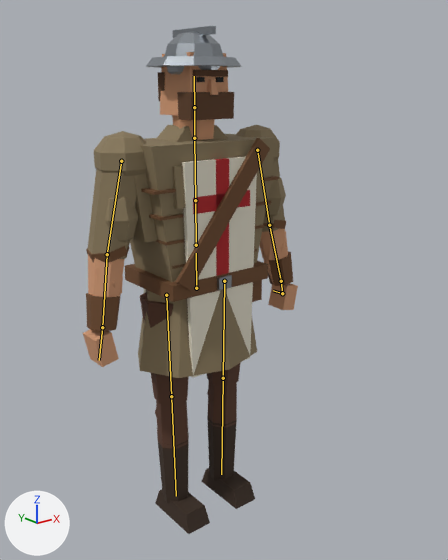
Renders of the glTF model assets/characters/longbowman.glb from each side of a commit.
Both versions are drawn from a 50 mm lens placed at (-1.65, -2.27, 2.08), pointed at (-0.03, -0.24, 1.27). Every picture has the same lights, and +X, +Y and +Z are marked at lower left. The first picture is the older version. The bones that change, and the others that lie on the model, are drawn over the model as lines.

The first picture shows 'Longbowman'.
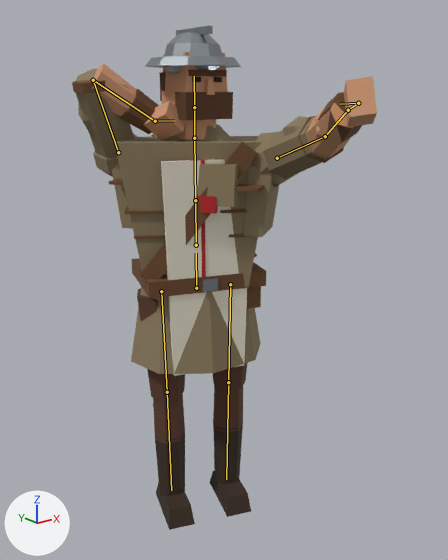
The newer file adds an action. The first version stands in its rest pose; the second is drawn at frame 8 of the action 'ShortbowShoot'.

What differs and where, as boxes (x1, y1, x2, y2) in the pictures (448 x 560 px):
```json
{"object": "Longbowman", "change": "posed", "before": [83, 26, 298, 534], "after": [72, 26, 377, 530], "on screen": "42% wider"}
{"bone": "upperarm.L", "before": "(257, 150) to (269, 225)", "after": "(277, 158) to (325, 136)"}
{"bone": "forearm.L", "before": "(269, 225) to (281, 281)", "after": "(325, 136) to (348, 110)"}
{"bone": "hand.L", "before": "(281, 281) to (282, 293)", "after": "(348, 110) to (358, 103)"}
{"bone": "upperarm.R", "before": "(121, 161) to (107, 254)", "after": "(118, 152) to (93, 80)"}
{"bone": "forearm.R", "before": "(107, 254) to (102, 327)", "after": "(93, 80) to (155, 121)"}
{"bone": "hand.R", "before": "(102, 327) to (99, 360)", "after": "(155, 121) to (174, 120)"}
```

Scene script edits in JSON lines:
```json
{"block": "bone_hips", "where": "bone_hips = bpy.data.objects['Longbowman_Rig'].pose.bones['hips']"}
{"op": "set", "path": "bone_hips.rotation_quaternion", "old": "(1.0, 0.0, 0.0, 0.0)", "new": "(0.985, 0.0, -0.174, 0.0)", "note": "degrees (0, 0, 0) -> degrees (0, -20, 0)"}
{"block": "bone_spine", "where": "bone_spine = bpy.data.objects['Longbowman_Rig'].pose.bones['spine']  # child of 'hips'"}
{"op": "set", "path": "bone_spine.rotation_quaternion", "old": "(1.0, 0.0, 0.0, 0.0)", "new": "(0.991, 0.0, -0.131, 0.0)", "note": "degrees (0, 0, 0) -> degrees (0, -15, 0)"}
{"block": "bone_chest", "where": "bone_chest = bpy.data.objects['Longbowman_Rig'].pose.bones['chest']  # child of 'spine'"}
{"op": "set", "path": "bone_chest.rotation_quaternion", "old": "(1.0, 0.0, 0.0, 0.0)", "new": "(0.985, 0.0, -0.174, 0.0)", "note": "degrees (0, 0, 0) -> degrees (0, -20, 0)"}
{"block": "bone_neck", "where": "bone_neck = bpy.data.objects['Longbowman_Rig'].pose.bones['neck']  # child of 'chest'"}
{"op": "set", "path": "bone_neck.rotation_quaternion", "old": "(1.0, 0.0, 0.0, 0.0)", "new": "(0.986, 0.0, 0.167, 0.0)", "note": "degrees (0, 0, 0) -> degrees (0, 19, 0)"}
{"block": "bone_head", "where": "bone_head = bpy.data.objects['Longbowman_Rig'].pose.bones['head']  # child of 'neck'"}
{"op": "set", "path": "bone_head.rotation_quaternion", "old": "(1.0, 0.0, 0.0, 0.0)", "new": "(0.969, 0.0, 0.249, 0.0)", "note": "degrees (0, 0, 0) -> degrees (0, 29, 0)"}
{"block": "bone_upperarm_l", "where": "bone_upperarm_l = bpy.data.objects['Longbowman_Rig'].pose.bones['upperarm.L']  # child of 'chest'"}
{"op": "set", "path": "bone_upperarm_l.rotation_quaternion", "old": "(1.0, 0.0, 0.0, 0.0)", "new": "(0.589, 0.727, -0.283, 0.21)", "note": "degrees (0, 0, 0) -> degrees (106, -40, -12)"}
{"block": "bone_forearm_l", "where": "bone_forearm_l = bpy.data.objects['Longbowman_Rig'].pose.bones['forearm.L']  # child of 'upperarm.L'"}
{"op": "set", "path": "bone_forearm_l.rotation_quaternion", "old": "(1.0, 0.0, 0.0, 0.0)", "new": "(0.99, -0.028, -0.05, -0.131)", "note": "degrees (0, 0, 0) -> degrees (-2, -6, -15)"}
{"block": "bone_hand_l", "where": "bone_hand_l = bpy.data.objects['Longbowman_Rig'].pose.bones['hand.L']  # child of 'forearm.L'"}
{"op": "set", "path": "bone_hand_l.rotation_quaternion", "old": "(1.0, 0.0, 0.0, 0.0)", "new": "(0.995, 0.042, 0.021, 0.092)", "note": "degrees (0, 0, 0) -> degrees (5, 2, 11)"}
{"block": "bone_upperarm_r", "where": "bone_upperarm_r = bpy.data.objects['Longbowman_Rig'].pose.bones['upperarm.R']  # child of 'chest'"}
{"op": "set", "path": "bone_upperarm_r.rotation_quaternion", "old": "(1.0, 0.0, 0.0, 0.0)", "new": "(-0.124, -0.588, -0.294, -0.743)", "note": "degrees (0, 0, 0) -> degrees (77, -53, 118)"}
{"block": "bone_forearm_r", "where": "bone_forearm_r = bpy.data.objects['Longbowman_Rig'].pose.bones['forearm.R']  # child of 'upperarm.R'"}
{"op": "set", "path": "bone_forearm_r.rotation_quaternion", "old": "(1.0, 0.0, 0.0, 0.0)", "new": "(0.313, -0.95, 0.016, -0.007)", "note": "degrees (0, 0, 0) -> degrees (-144, 0, -2)"}
{"block": "bone_hand_r", "where": "bone_hand_r = bpy.data.objects['Longbowman_Rig'].pose.bones['hand.R']  # child of 'forearm.R'"}
{"op": "set", "path": "bone_hand_r.rotation_quaternion", "old": "(1.0, 0.0, 0.0, 0.0)", "new": "(0.718, 0.633, 0.198, -0.209)", "note": "degrees (0, 0, 0) -> degrees (82, 33, -3)"}
```
